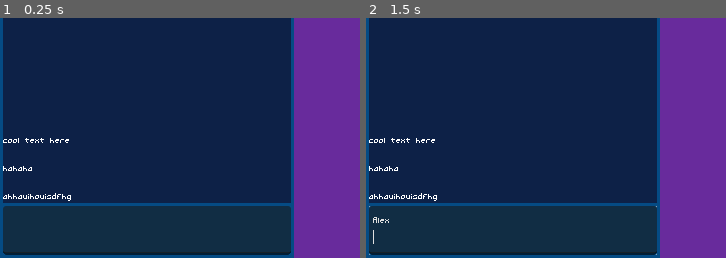
Above: before the commit, frames 1-2 (left to right).
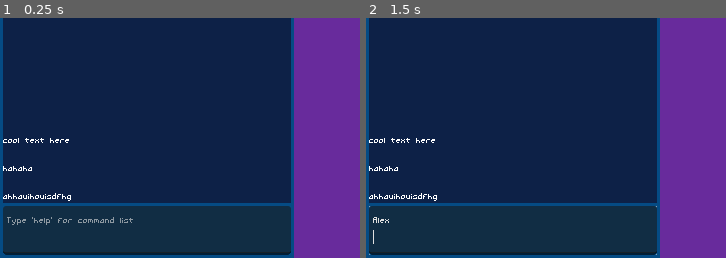
Above: after the commit, the same moments.

Repository: BoopEnthusiast/Micro-Jam-15
Game: Godot game, scene res://scenes/main.tscn
Same seed, same stepped clock (60 frames per second), same inputs: the game is played once before the commit and once after it.
Inputs (mouse positions are % of the whole screen's width and height, from its top left):
- Up to frame 1 (0.25 s): no input
- Up to frame 2 (1.5 s): click (20, 94) at 0.52 s; type "Alex" at 0.6 s; tap Enter at 1.25 s
The pictures show only the part of the screen within x 0-50%, y 50-100%; the shares and areas given below are measured in that part.

The runs differ from the first frame. In frame 1, 0.2% of the frame differs, in the area x 1-37%, y 82-87%; in frame 2, nothing differs.
Error before the commit: Parse Error: Identifier "align" not declared in the current scope. (res://scripts/terminal_log.gd:6)

Commit message:
fix thing ui stuff

Diff:
--- a/scenes/main.tscn
+++ b/scenes/main.tscn
@@ -22,9 +22,6 @@
 layer = 2
 
 [node name="UI" parent="UILayer" instance=ExtResource("2_nqree")]
-offset_top = -240.0
-offset_right = 294.0
-offset_bottom = 240.0
 
 [node name="BackgroundLayer" type="CanvasLayer" parent="."]
 layer = -1
--- a/scenes/npc.tscn
+++ b/scenes/npc.tscn
@@ -7,7 +7,8 @@
 size = Vector2(50, 50)
 
 [sub_resource type="Gradient" id="Gradient_h7h7o"]
-colors = PackedColorArray(0, 0, 0, 1, 1, 0, 1, 1)
+offsets = PackedFloat32Array(0.385542)
+colors = PackedColorArray(0.843137, 0.290196, 0.780392, 1)
 
 [sub_resource type="GradientTexture1D" id="GradientTexture1D_ktqhm"]
 gradient = SubResource("Gradient_h7h7o")
--- a/scenes/ui.tscn
+++ b/scenes/ui.tscn
@@ -70,4 +70,5 @@
 grow_horizontal = 2
 grow_vertical = 0
 theme = SubResource("Theme_vbord")
+placeholder_text = "Type 'help' for command list"
 metadata/_edit_use_anchors_ = true
--- a/scripts/terminal_log.gd
+++ b/scripts/terminal_log.gd
@@ -3,4 +3,4 @@
 
 # Called when the node enters the scene tree for the first time.
 func _ready():
-	align
+	pass
Not shown: 1 places in scenes/main.tscn that only renumber resources
